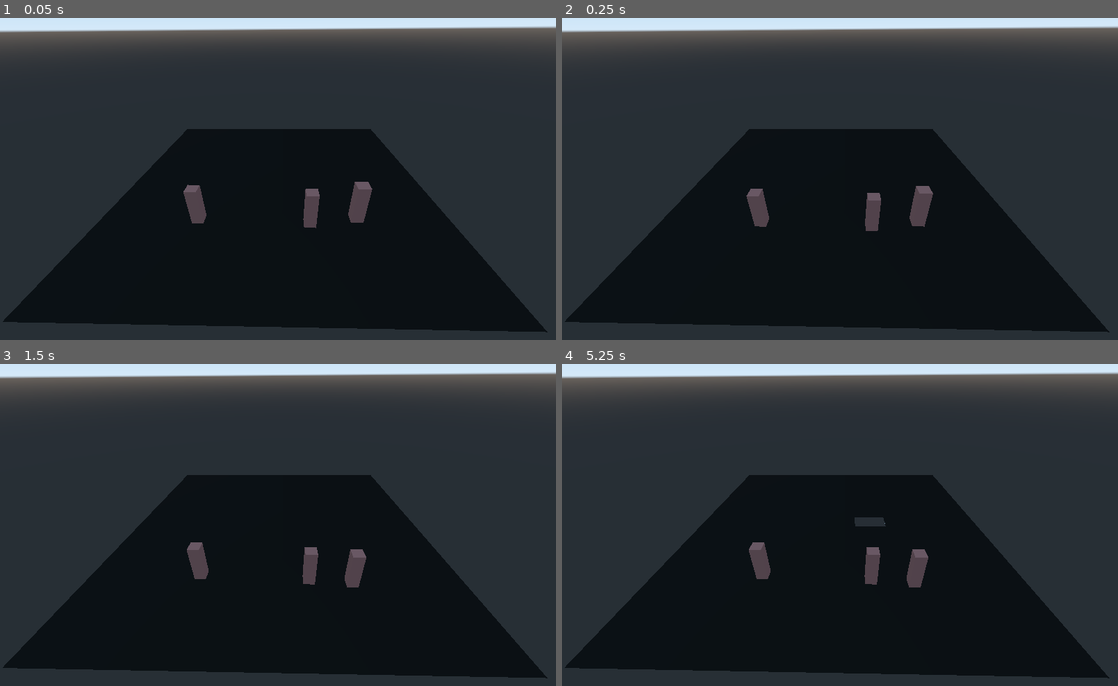
Above: before the commit, frames 1-4 (two rows, left to right).
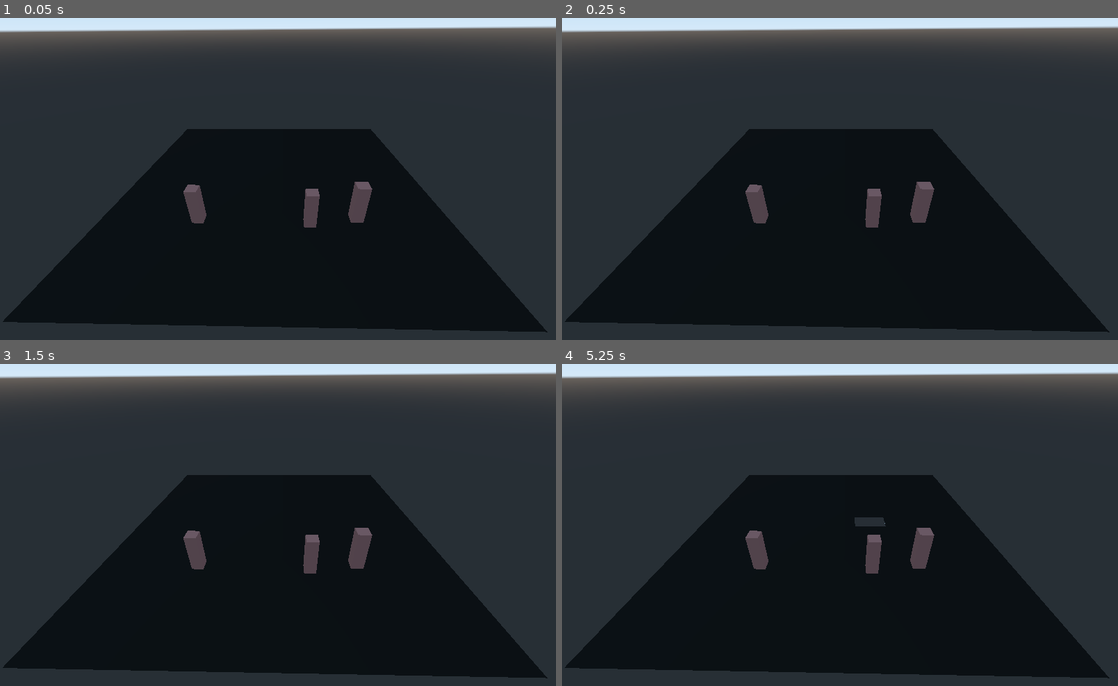
Above: after the commit, the same moments.

Repository: daavidtech/starwars_autochess
Game: Godot game, scene res://scenes/Main.tscn
The game is run twice, just before and just after one commit, with the same random seed, the same clock (stepped at 60 frames per second) and the same inputs.
Inputs (mouse positions are in pixels of both pictures, inside the frame that each line leads up to):
- Up to frame 1 (0.05 s): no input
- Up to frame 2 (0.25 s): no input
- Up to frame 3 (1.5 s): move the mouse to (400, 508) at 0.52 s; press the mouse at (400, 508) at 0.53 s; tap Enter at 1.25 s; move the mouse to (166, 541) at 1.27 s; release the mouse at (166, 541) at 1.28 s; click (166, 541) at 1.35 s
- Up to frame 4 (5.25 s): tap Space at 2, 3.5, 5 s; move the mouse to (895, 450) at 2.02 s; press the mouse at (895, 450) at 2.03 s; tap Enter at 2.75, 4.25 s; move the mouse to (812, 589) at 2.77 s; release the mouse at (812, 589) at 2.78 s; click (812, 589) at 2.85 s; move the mouse to (1006, 573) at 3.52 s; press the mouse at (1006, 573) at 3.53 s; move the mouse to (673, 473) at 4.27 s; release the mouse at (673, 473) at 4.28 s; click (673, 473) at 4.35 s; move the mouse to (867, 525) at 5.02 s; press the mouse at (867, 525) at 5.03 s

The runs differ from the first frame. In frame 1, less than 0.1% of the frame differs, in the area x 33-65%, y 51-66%; in frame 2, 0.3%; in frame 3, 1.0%, in the area x 33-67%, y 50-70%; in frame 4, 1.0%.

Commit message:
Save this shit

Diff:
--- a/scenes/CharacterPositionGrid.gd
+++ b/scenes/CharacterPositionGrid.gd
@@ -22,7 +22,7 @@
 
 # Draws character grid rectangles
 func draw(horizontal_rows, vertical_rows):
-#	print("scale x ", shape.scale.x, " scale z ", shape.scale.z)
+	print("scale x ", shape.scale.x, " scale z ", shape.scale.z)
 
 	var vertical_diameter = shape.scale.x / 2
 	var horizontal_diameter = shape.scale.z / 2
--- a/scenes/Droid.tscn
+++ b/scenes/Droid.tscn
@@ -1,12 +1,12 @@
 [gd_scene load_steps=6 format=2]
 
-[ext_resource path="res://scenes/Droid.gd" type="Script" id=1]
+[ext_resource path="res://scripts/Droid.gd" type="Script" id=1]
 
-[sub_resource type="SpatialMaterial" id=5]
+[sub_resource type="SpatialMaterial" id=1]
 albedo_color = Color( 0.647059, 0.419608, 0.419608, 1 )
 
 [sub_resource type="CubeMesh" id=2]
-material = SubResource( 5 )
+material = SubResource( 1 )
 
 [sub_resource type="BoxShape" id=3]
 extents = Vector3( 0.455531, 0.136035, 0.415282 )
@@ -14,7 +14,7 @@
 [sub_resource type="BoxShape" id=4]
 extents = Vector3( 0.466191, 1, 0.36953 )
 
-[node name="Droid" type="RigidBody" groups=[
+[node name="Droid" type="KinematicBody" groups=[
 "Characters",
 ]]
 collision_layer = 258
--- /dev/null
+++ b/scenes/GameGrid.tscn
@@ -0,0 +1,7 @@
+[gd_scene load_steps=2 format=2]
+
+[ext_resource path="res://scripts/GameGrid.gd" type="Script" id=1]
+
+[node name="GameGrid" type="StaticBody"]
+transform = Transform( 0, 0, 0, 0, 0, 0, 0, 0, 0, 0, 0, 0 )
+script = ExtResource( 1 )
--- a/scenes/GameMap.tscn
+++ b/scenes/GameMap.tscn
@@ -1,4 +1,6 @@
-[gd_scene load_steps=4 format=2]
+[gd_scene load_steps=5 format=2]
+
+[ext_resource path="res://scripts/GameMap.gd" type="Script" id=1]
 
 [sub_resource type="SpatialMaterial" id=1]
 albedo_color = Color( 0, 0, 0, 1 )
@@ -8,13 +10,14 @@
 size = Vector2( 20, 20 )
 
 [sub_resource type="BoxShape" id=3]
-extents = Vector3( 10.4865, 0.001, 10.1247 )
+extents = Vector3( 9.95126, 0.001, 9.97407 )
 
-[node name="Spatial" type="StaticBody"]
+[node name="GameMap" type="StaticBody"]
+script = ExtResource( 1 )
 
-[node name="MeshInstance" type="MeshInstance" parent="."]
+[node name="Mesh" type="MeshInstance" parent="."]
 mesh = SubResource( 2 )
 material/0 = null
 
-[node name="CollisionShape" type="CollisionShape" parent="."]
+[node name="Shape" type="CollisionShape" parent="."]
 shape = SubResource( 3 )
--- /dev/null
+++ b/scenes/GridColumn.tscn
@@ -0,0 +1,12 @@
+[gd_scene load_steps=3 format=2]
+
+[ext_resource path="res://scripts/GridColumn.gd" type="Script" id=1]
+
+[sub_resource type="BoxShape" id=1]
+extents = Vector3( 1, 0.001, 1 )
+
+[node name="GridColumn" type="Area"]
+script = ExtResource( 1 )
+
+[node name="Shape" type="CollisionShape" parent="."]
+shape = SubResource( 1 )
--- /dev/null
+++ b/scenes/MapGrid.gd
@@ -0,0 +1,44 @@
+extends CollisionShape
+
+var GridColumn = preload("res://scenes/GridColumn.tscn")
+
+export var rows = 10
+export var colums = 10
+
+var grid_positions = []
+
+func add_content(x, y, content):
+	pass
+
+# Called when the node enters the scene tree for the first time.
+func _ready():
+	draw()
+
+func draw():
+	var vertical_diameter = shape.scale.x / 2
+	var horizontal_diameter = shape.scale.z / 2
+
+	var vertical_start_position = shape.transform.origin.x + vertical_diameter
+	var horizontal_start_position = shape.transform.origin.z - horizontal_diameter
+
+	var item_height = shape.scale.x / rows
+	var item_width = shape.scale.z / columns
+
+	var item_height_diameter = item_height / 2
+	var item_width_diameter = item_width / 2
+
+	for i in range(rows):
+		for j in range(columns):
+			var z = horizontal_start_position + item_width * j + item_width_diameter
+			var x = vertical_start_position - item_height * i - item_height_diameter
+
+
+			var new_target = GridColumn.instance()
+			new_target.transform.origin.x = x
+			new_target.transform.origin.z = z
+			new_target.transform.origin.y = shape.transform.origin.y
+			new_target.scale.x = item_height_diameter - shape.scale.x / 100
+			new_target.scale.y = 0.01
+			new_target.scale.z = item_width_diameter - shape.scale.y / 100
+
+			add_child(new_target)
--- a/scenes/PlayGame.tscn
+++ b/scenes/PlayGame.tscn
@@ -1,6 +1,6 @@
 [gd_scene load_steps=3 format=2]
 
-[ext_resource path="res://scenes/PlayGame.gd" type="Script" id=1]
+[ext_resource path="res://scripts/PlayGame.gd" type="Script" id=1]
 [ext_resource path="res://scenes/GameMap.tscn" type="PackedScene" id=2]
 
 [node name="Spatial" type="Spatial"]
@@ -9,8 +9,8 @@
 [node name="GameMap" parent="." instance=ExtResource( 2 )]
 
 [node name="Camera" type="Camera" parent="."]
-transform = Transform( -0.115561, -0.778195, 0.617299, 0, 0.621462, 0.783444, -0.9933, 0.0905359, -0.0718171, 13.2136, 11.6514, -0.963403 )
-fov = 69.4096
+transform = Transform( 0.0870086, 0.94946, -0.301587, -0.0803021, 0.308434, 0.94785, 0.992966, -0.0582531, 0.10308, -6.34411, 11.2113, 1.97142 )
+fov = 93.9789
 
 [node name="GameStartTimer" type="Timer" parent="."]
 
--- /dev/null
+++ b/scenes/Stormtrooper.tscn
@@ -0,0 +1,12 @@
+[gd_scene load_steps=3 format=2]
+
+[ext_resource path="res://scripts/Stormtrooper.gd" type="Script" id=1]
+
+[sub_resource type="BoxShape" id=1]
+extents = Vector3( 0.44075, 0.126108, 0.402012 )
+
+[node name="Spatial" type="KinematicBody"]
+script = ExtResource( 1 )
+
+[node name="CollisionShape" type="CollisionShape" parent="."]
+shape = SubResource( 1 )
--- /dev/null
+++ b/scripts/Collision.gd
@@ -0,0 +1,16 @@
+extends Node
+
+
+# Declare member variables here. Examples:
+# var a = 2
+# var b = "text"
+
+
+# Called when the node enters the scene tree for the first time.
+func _ready():
+	pass # Replace with function body.
+
+
+# Called every frame. 'delta' is the elapsed time since the previous frame.
+#func _process(delta):
+#	pass
--- a/scenes/Droid.gd
+++ b/scripts/Droid.gd
@@ -1,15 +1,8 @@
-extends RigidBody
-
-
-# Declare member variables here. Examples:
-# var a = 2
-# var b = "text"
+extends "res://scripts/Unit.gd"
 
 var mouse_is_over = false
 var drag_button_already_down = false
 var dragging = false
-
-const SPEED = 1.0
 
 var direction = null
 
@@ -19,27 +12,27 @@
 func _ready():
 	pass # Replace with function body.
 
-func _physics_process(delta):
-	if direction != null:
-		var step_size = delta * SPEED
+# func _physics_process(delta):
+# 	if direction != null:
+# 		var step_size = delta * speed
 
-		apply_central_impulse(direction * step_size)
+# 		apply_central_impulse(direction * step_size)
 
-	if drag_button_already_down == false and mouse_is_over and Input.is_action_pressed("left_mouse_button"):
-		if dragging == false:
-			dragging = true
-			#custom_integrator = true
-			#mode = MODE_STATIC
-			apply_central_impulse(Vector3(0, 1, 0))
-			print("start dragging")
+# 	if drag_button_already_down == false and mouse_is_over and Input.is_action_pressed("left_mouse_button"):
+# 		if dragging == false:
+# 			dragging = true
+# 			#custom_integrator = true
+# 			#mode = MODE_STATIC
+# 			apply_central_impulse(Vector3(0, 1, 0))
+# 			print("start dragging")
 
-	if Input.is_action_pressed("left_mouse_button") == false and dragging == true:
-		dragging = false
-		drag_button_already_down = false
-		apply_central_impulse(Vector3(0,0,0))
-		#mode = MODE_RIGID
-		#custom_integrator = false
-		print("dragging stopped")
+# 	if Input.is_action_pressed("left_mouse_button") == false and dragging == true:
+# 		dragging = false
+# 		drag_button_already_down = false
+# 		apply_central_impulse(Vector3(0,0,0))
+# 		#mode = MODE_RIGID
+# 		#custom_integrator = false
+# 		print("dragging stopped")
 
 #		var viewport = get_viewport()
 #
@@ -130,6 +123,8 @@
 #	pass
 
 func attack():
+	var collision = find_closest_enemy()
+
 	var direct_state = get_world().direct_space_state
 
 	var query = PhysicsShapeQueryParameters.new()
@@ -153,13 +148,13 @@
 
 		print("collider ", collider.transform.origin)
 
-		move_to_point(collider.transform.origin.x, collider.transform.origin.z)
+#		move_to_point(collider.transform.origin.x, collider.transform.origin.z)
 
 
-func move_to_point(x, z):
-	var destination = Vector3(x, transform.origin.y, z)
+# func move_to_point(x, z):
+# 	var destination = Vector3(x, transform.origin.y, z)
 
-	direction = destination - translation
+# 	direction = destination - translation
 
 func _on_Droid_mouse_entered():
 	mouse_is_over = true
--- /dev/null
+++ b/scripts/GameGrid.gd
@@ -0,0 +1,80 @@
+extends StaticBody
+
+onready var shape = $Shape
+onready var meh = $meh
+
+var Droid = preload("res://scenes/Droid.tscn")
+
+var GridColumn = preload("res://scenes/GridColumn.tscn")
+
+export var rows = 10
+export var columns = 10
+
+var grid_elements = []
+
+func set_team(x: int, y: int, team: int):
+	var element = grid_elements[y][x]
+	element.set_team(team)
+
+# Called when the node enters the scene tree for the first time.
+func _ready():
+	draw()
+
+func get_column_origin(x: int, y: int):
+	var element = grid_elements[y][x]
+
+	return element.get_origin()
+
+func add_unit(u):
+	add_child(u)
+
+func find_closest(x: int, y: int, team: int):
+	pass
+
+func draw():
+	#print("draw ", shape.scale)
+
+	var new_droid = Droid.instance()
+
+	add_child(new_droid)
+
+#	var vertical_diameter = shape.scale.x / 2
+#	var horizontal_diameter = shape.scale.z / 2
+#
+#	var vertical_start_position = shape.transform.origin.x + vertical_diameter
+#	var horizontal_start_position = shape.transform.origin.z - horizontal_diameter
+#
+#	var item_height = shape.scale.x / rows
+#	var item_width = shape.scale.z / columns
+#
+#	var item_height_diameter = item_height / 2
+#	var item_width_diameter = item_width / 2
+#
+#	for i in range(rows):
+#		var row_arr = []
+#
+#		for j in range(columns):
+#			var z = horizontal_start_position + item_width * j + item_width_diameter
+#			var x = vertical_start_position - item_height * i - item_height_diameter
+#
+#
+#			var new_target = GridColumn.instance()
+#			new_target.transform.origin.x = x
+#			new_target.transform.origin.z = z
+#			new_target.transform.origin.y = shape.transform.origin.y
+#			new_target.scale.x = item_height_diameter - shape.scale.x / 100
+#			new_target.scale.y = 0.01
+#			new_target.scale.z = item_width_diameter - shape.scale.y / 100
+#
+#			#print("new_target_transform_origin ", new_target.transform.origin)
+#
+#			add_child(new_target)
+#
+#			row_arr.push_back(new_target)
+#
+#		grid_elements.push_back(row_arr)
+#
+#	for row in grid_elements:
+#		for column in row:
+#			pass
+#			print("origin", column.get_origin())
--- /dev/null
+++ b/scripts/GameMap.gd
@@ -0,0 +1,19 @@
+extends StaticBody
+
+onready var mesh = $Mesh
+onready var shape = $Shape
+
+func get_size():
+	return {
+		"width": mesh.mesh.size.x,
+		"height": mesh.mesh.size.y
+	}
+
+# Called when the node enters the scene tree for the first time.
+func _ready():
+	pass # Replace with function body.
+
+
+# Called every frame. 'delta' is the elapsed time since the previous frame.
+#func _process(delta):
+#	pass
--- /dev/null
+++ b/scripts/GridColumn.gd
@@ -0,0 +1,16 @@
+extends Area
+
+onready var shape = $Shape
+
+var team = null
+
+
+# Called when the node enters the scene tree for the first time.
+func _ready():
+	pass # Replace with function body.
+
+func set_team(team: int):
+	team = team
+
+func get_origin():
+	return transform.origin
--- a/scenes/PlayGame.gd
+++ b/scripts/PlayGame.gd
@@ -5,6 +5,7 @@
 onready var game_map = $GameMap
 onready var game_start_timer = $GameStartTimer
 onready var start_time_left = $Control/StartTimeLeft
+onready var game_grid = $GameMap/GameGrid
 
 var your_units = []
 var enemy_units = []
@@ -20,14 +21,17 @@
 
 # Called when the node enters the scene tree for the first time.
 func _ready():
+	print("map scale", game_map.transform)
+
 	start()
 
 func spawn_droid(x, z):
 	var new_droid = Droid.instance()
 
+	new_droid.set_game_grid(game_grid)
 	new_droid.transform.origin.x = x
 	new_droid.transform.origin.z = z
-	new_droid.transform.origin.y = transform.origin.y + 5
+	new_droid.transform.origin.y = transform.origin.y
 
 	game_map.add_child(new_droid)
 
@@ -37,11 +41,33 @@
 	for droid in droids:
 		droid.move_to_point(x, z)
 
+func spawn_unit(x: int, y: int, Unit):
+	var new_unit = Unit.instance()
+
+	var origin = game_grid.get_column_origin(x, y)
+
+	print("origin ", origin)
+
+	new_unit.transform.origin.x = origin.x
+	new_unit.transform.origin.z = origin.z
+	new_unit.transform.origin.y = transform.origin.y
+
+	game_grid.add_unit(new_unit)
+
 func start():
-	print("Start")
 	game_start_timer.start()
 
 	start_time_left.text = String(game_start_time)
+
+	var size = game_map.get_size()
+
+	var new_droid = Droid.instance()
+
+	new_droid.transform.origin.z = 3
+
+	game_map.add_child(new_droid)
+
+	new_droid.move(3, -6)
 
 #	random_droid = Droid.instance()
 #
@@ -51,16 +77,26 @@
 #
 #	game_map.add_child(random_droid)
 
-	var your_offset = -7
-	var enemy_offset = 7
+#	spawn_unit(0,0, Droid)
+#	spawn_unit(0,1, Droid)
+#	spawn_unit(1,0, Droid)
+#	spawn_unit(1,1, Droid)
 
-	for i in range(1):
-		for j in range(1):
-			spawn_droid(your_offset + 1*i, 1*j)
 
-	for i in range(1):
-		for j in range(1):
-			spawn_droid(enemy_offset + 1*i,  1*j)
+#	var origin = game_grid.get_column_origin(2, 2)
+#
+#	spawn_droid(origin.x, origin.z)
+
+#	var your_offset = -7
+#	var enemy_offset = 7
+
+#	for i in range(1):
+#		for j in range(1):
+#			spawn_droid(your_offset + 1*i, 1*j, "you")
+#
+#	for i in range(1):
+#		for j in range(1):
+#			spawn_droid(enemy_offset + 1*i,  1*j, "enemy")
 
 
 
@@ -78,8 +114,8 @@
 		game_start_timer.stop()
 		start_time_left.visible = false
 
-		var droid = droids[0]
-
-		droid.attack()
+#		var droid = droids[0]
+#
+#		droid.move_to_point(1, -2)
 
 #		move_all_droids(-3, 2)
--- /dev/null
+++ b/scripts/Stormtrooper.gd
@@ -0,0 +1,20 @@
+extends "res://scripts/Unit.gd"
+
+var Collisions = preload("res://scripts/Collision.gd")
+
+# Declare member variables here. Examples:
+# var a = 2
+# var b = "text"
+
+
+# Called when the node enters the scene tree for the first time.
+func _ready():
+	pass # Replace with function body.
+
+
+func attack():
+	print("Storm troopper is attacking")
+
+# Called every frame. 'delta' is the elapsed time since the previous frame.
+#func _process(delta):
+#	pass
--- /dev/null
+++ b/scripts/Unit.gd
@@ -0,0 +1,126 @@
+extends KinematicBody
+
+export var speed = 10
+export var attack_range = 1
+
+var move_destination = null
+var move_direction = null
+
+var game_grid = null
+
+func set_game_grid(g):
+	game_grid = g
+
+# Called when the node enters the scene tree for the first time.
+func _ready():
+	pass # Replace with function body.
+
+func _physics_process(delta):
+	if move_direction != null:
+		handle_move(delta)
+
+func handle_move(delta):
+	var step_size = delta * speed
+
+	var stop_now = false
+
+	#print("move_direction length ", move_direction.length())
+
+	if step_size > move_direction.length():
+		print("unit reached destination")
+
+		step_size = move_direction.length()
+		stop_now = true
+
+	print("translation.x ", translation.x, " destination.x ", move_destination.x)
+
+	if move_destination.x > translation.x and translation.x + step_size > move_destination.x:
+		move_direction.x = 0
+
+	if move_destination.z > translation.z and translation.z + step_size > move_destination.z:
+		move_direction.z = 0
+
+	if move_destination.x < translation.x and translation.x - step_size < move_destination.x:
+		move_direction.x = 0
+
+	if move_destination.z < translation.z and translation.z - step_size < move_destination.z:
+		move_direction.z = 0
+
+	translation += move_direction.normalized() * step_size
+
+	if move_direction.x == 0 and move_direction.z == 0:
+		move_direction = null
+		move_destination = null
+
+	# print(
+	# 	"x: ",
+	# 	move_destination.x,
+	# 	" x2: ",
+	# 	transform.origin.x,
+	# 	" z: ",
+	# 	move_destination.z,
+	# 	" z2: ",
+	# 	transform.origin.z)
+
+	# if move_destination.x <= transform.origin.x:
+	# 	var inverse = Vector3(-move_destination.x, 0, 0)
+
+	# 	apply_central_impulse(inverse)
+
+	# 	move_destination.x = 0
+
+	# if move_destination.z >= transform.origin.z:
+	# 	var inverse = Vector3(0, 0, -move_destination.z)
+
+	# 	apply_central_impulse(inverse)
+
+	# 	move_destination.z = 0
+
+	# print("move_destination", move_destination, transform.origin)
+
+	# if move_destination.x == 0 and move_destination.z == 0:
+	# 	print("Both are zero")
+
+	# 	move_direction = null
+	# 	move_destination = null
+
+	# 	return
+
+	# if move_destination.x == transform.origin.x and move_destination.z == transform.origin.z:
+	# 	print("stop moving")
+
+	# 	apply_central_impulse(move_direction.inverse() * step_size)
+
+
+
+	# 	return
+
+
+	# apply_central_impulse(move_direction * step_size)
+
+func stop():
+	print("stopping now")
+
+func move(x, y):
+	print("moving to point")
+
+	move_destination = Vector3(y, transform.origin.y, x)
+
+	move_direction = move_destination - translation
+
+
+func find_closest_enemy():
+	var direct_state = get_world().direct_space_state
+
+	var query = PhysicsShapeQueryParameters.new()
+
+	var s = SphereShape.new()
+	s.radius = 100
+
+	query.set_shape(s)
+
+	var collisions = direct_state.intersect_ray(query)
+
+	for collision in collisions:
+		if collision.collider.has_group("enemy"):
+			return collision.collider
